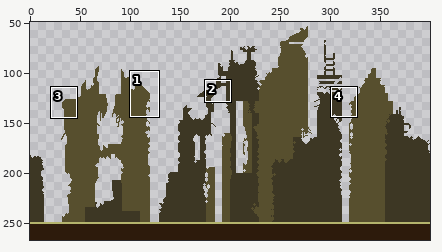
Sprite sheet, stored at assets/background/pa_3.png. Above: a wide view before the commit, with the close-up outlined.
Close-up. Before the commit:
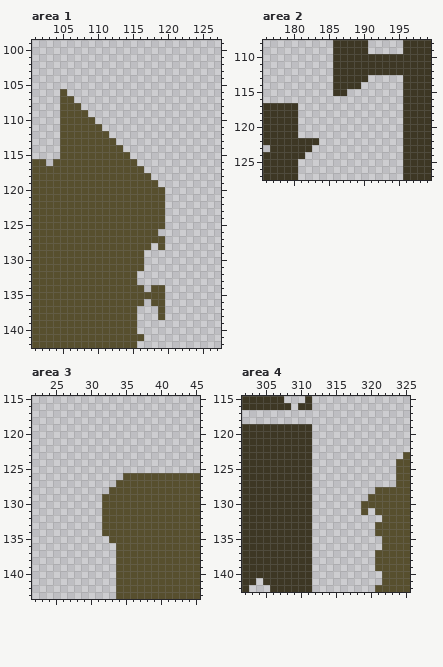
The file is 400x267 pixels. Shown: area 1: x 101..127, y 99..142; area 2: x 176..199, y 108..127; area 3: x 22..45, y 115..143; area 4: x 302..325, y 115..142. The wide view leaves out empty margins. The commit also changed other parts of the picture, which this record leaves out.
Now the later version:
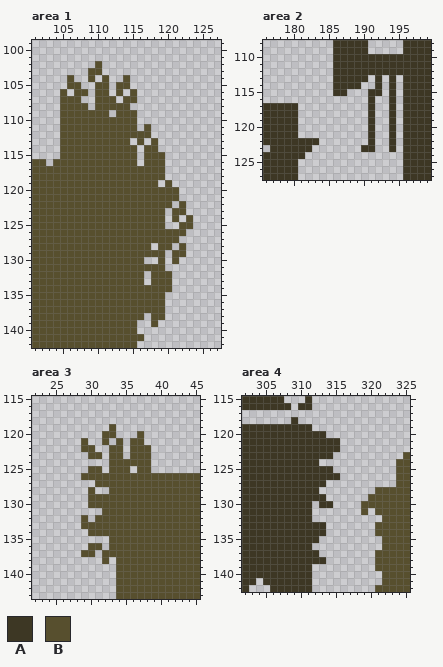
Palette (. is transparent): A #3d3724  B #574f2e
The exact change:
Changed rows in their new state; - is an unchanged pixel.
Area 1:
first column x 106:
102 ----B-------------
103 ---BB-------------
104 B--B-B--B---------
105 BB--BB-BB---------
106 -BB-BB-B-B--------
107 -B--BBB-BB--------
108 --B-BBBBB---------
109 ---BBB-BBB--------
110 ----BBBBBB--------
111 -----BBBBB-B------
112 ------BBBBBB------
113 -------BB-B-B-----
114 --------BB-BB-----
115 ---------B-BBB----
116 -----------BBB----
117 -----------BBB----
118 ------------BB----
119 --------------B---
120 --------------BB--
121 --------------BB--
122 --------------B-B-
123 ---------------BB-
124 ---------------B-B
125 ----------------BB
126 -------------BBBB-
127 --------------BB--
128 --------------B-B-
129 -----------BBB-BB-
130 -------------B-B--
131 -----------BBB----
132 ----------B-BBB---
133 ----------B-BBB---
134 -----------B--B---
136 -----------B------
137 ----------BBB-----
138 ----------B-B-----
139 ------------B-----
Area 2:
first column x 190:
113 --A-A
114 --A-A
115 -AA-A
116 -A--A
117 -A--A
118 -A--A
119 -A--A
120 -A--A
121 -A--A
122 -A--A
123 AA--A
Area 3:
first column x 29:
119 ----B-----
120 ---BB---B-
121 B--B-B-BB-
122 BB--BB-BBB
123 -BB-BB-BBB
124 ----BBBBBB
125 -BB-BBB-BB
126 BBBBBB----
127 --BBB-----
128 -B--------
129 -BB-------
130 -BB-------
132 B-B-------
133 BBB-------
134 -BB-------
136 -BB-B-----
137 BB-BB-----
138 ---B------
Area 4:
first column x 309:
118 A------
120 ---AA--
121 ---AAAA
122 ---AAAA
123 ---AAA-
124 ---A---
125 ---AAA-
126 ---AAAA
127 ---AA--
128 ---A---
129 ---AA--
130 ----AA-
133 ---AA--
134 ---AA--
135 ---A---
137 ---A---
138 ---AA--
